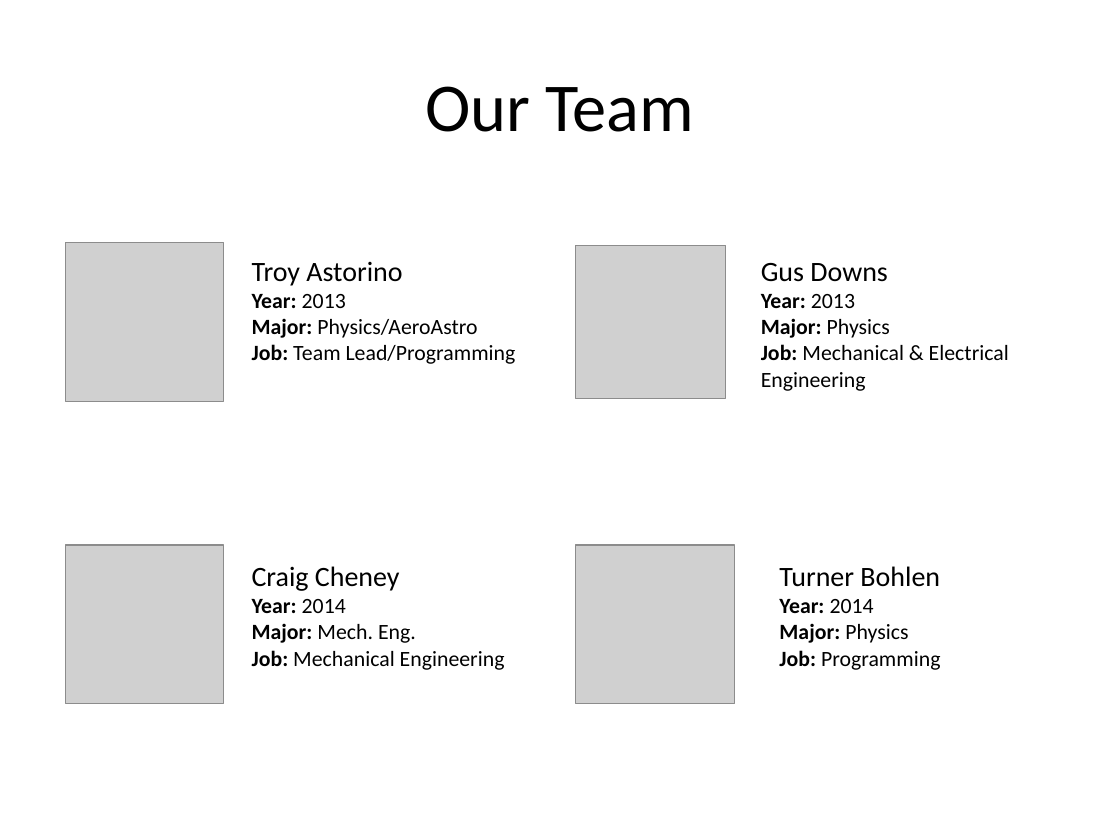
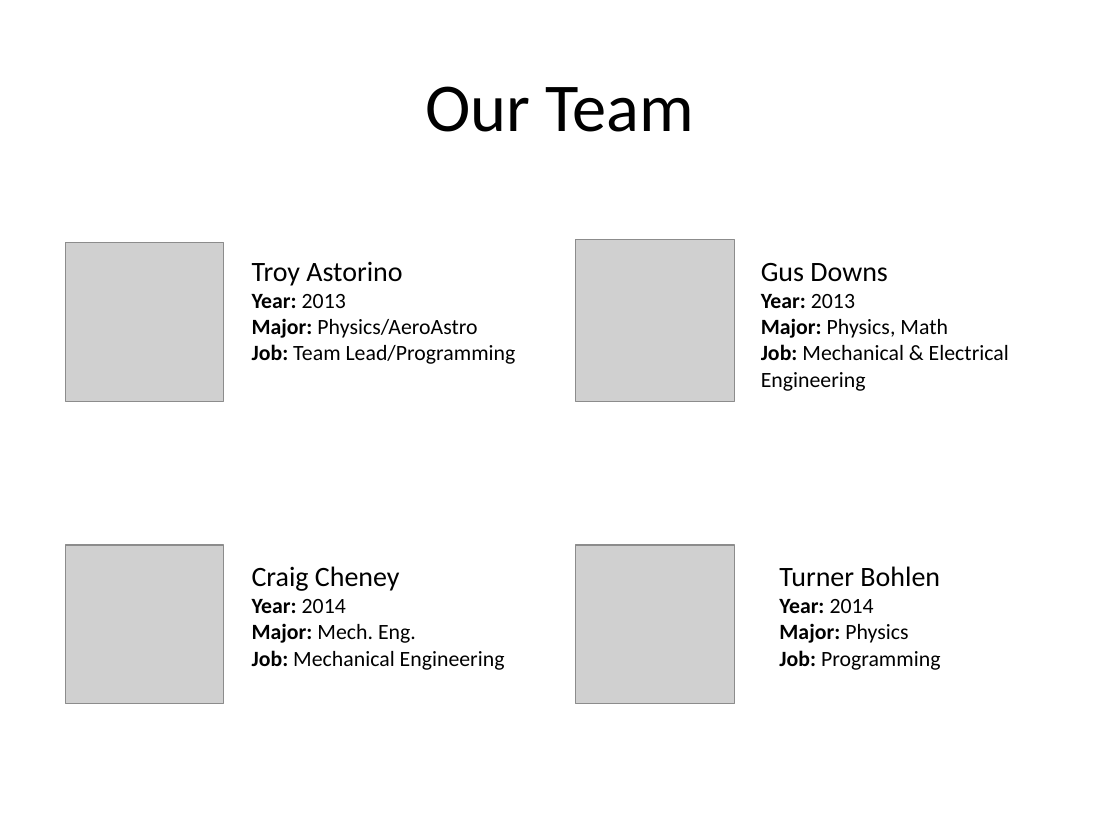
Before and after one commit to troyastorino/dcba, a slide deck: slide 8 of slides/initial-10-slide-pitch.pptx. Drawn at 1120x840 pixels with LibreOffice and Linux fonts; fonts in the diff are those of the drawing; grey boxes stand for pictures. Boxes give left, top, right and bottom in pixels: in the first picture for what was removed or moved away, otherwise in the second. Text is boxed around its words. In the diff, an @@ line names an element or a change of style, - is before the commit and + after.

Commit message:
Changed Gus's picture, made a few edits to Vision and Market, reformatted relevant technology advances

```diff
--- a/slides/initial-10-slide-pitch.pptx
+++ b/slides/initial-10-slide-pitch.pptx
@@ picture: place and size @@
-picture at (576,245,726,399)
+picture at (576,240,735,402)
@@ text at (761,318,948,338): text changed @@
-Major: Physics
+Major: Physics, Math
```
Also in this commit, not shown: 4 other slides changed.
